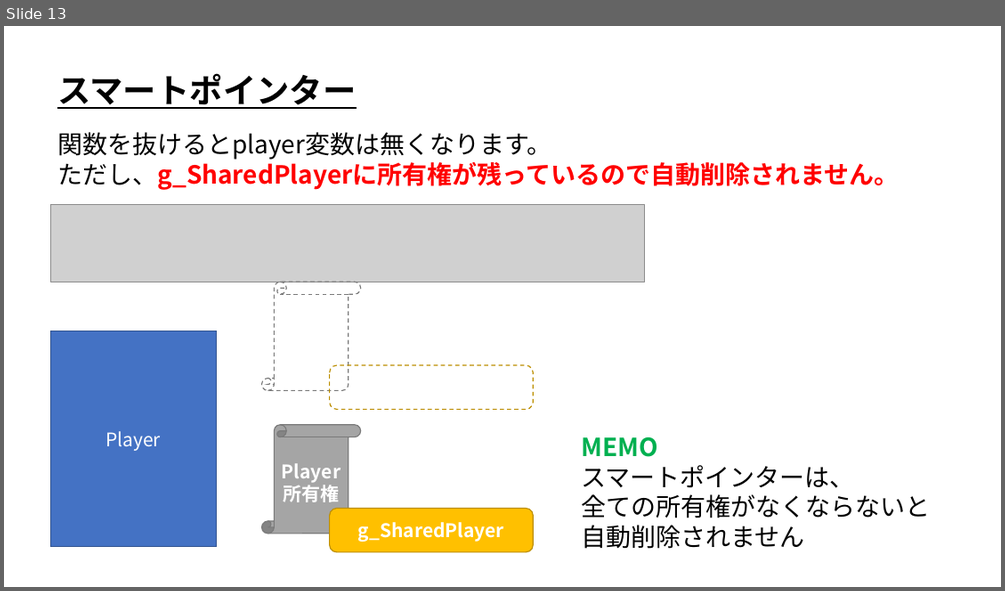
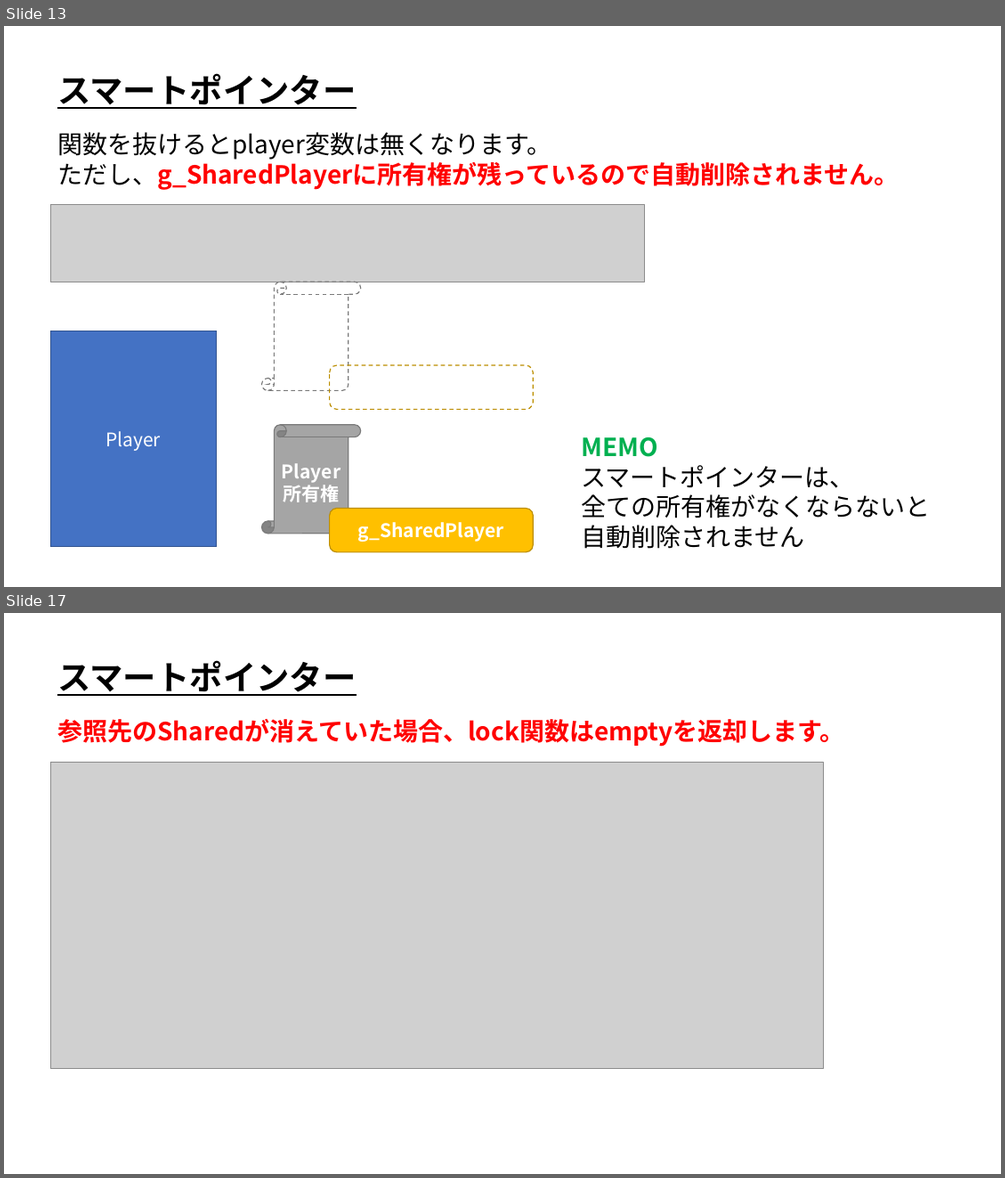
Before and after one commit to ArakiYusuke-Ohara/Textbook, a slide deck: ゲーム科1年/01_後期/プログラミングⅢ/23_スマートポインタ.pptx. Shown one above the other, each under a label of ours: slide 13 before the commit, slides 13 and 17 after it; the slides between them are not shown. The pictures are 1005x591 and 1005x1178 pixels, drawn with LibreOffice and Linux fonts; fonts in the diff are those of the drawing; grey boxes stand for pictures. Boxes give left, top, right and bottom in pixels: in the first picture for what was removed or moved away, otherwise in the second. Text is boxed around its words. In the diff, an @@ line names an element or a change of style, - is before the commit and + after.

Commit message:
スマートポインタ完成

```diff
--- a/ゲーム科1年/01_後期/プログラミングⅢ/23_スマートポインタ.pptx
+++ b/ゲーム科1年/01_後期/プログラミングⅢ/23_スマートポインタ.pptx
@@ slide 17 added at box(4, 613, 1001, 1174), background #FFFFFF @@
@@ text added at box(57, 660, 356, 696), 32 pt, text #000000, bold, underline @@
+スマートポインター
@@ text added at box(57, 719, 844, 747), 24 pt, text #FF0000, bold @@
+参照先のSharedが消えていた場合、lock関数はemptyを返却します。
@@ picture added at box(50, 762, 823, 1069) @@
```
Also in this commit, not shown: 5 other slides added, 1 other file.
